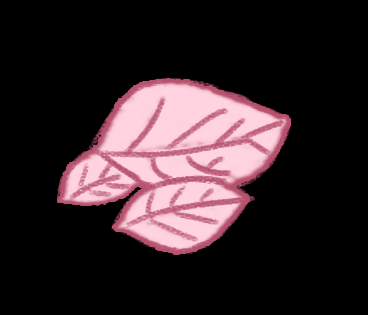
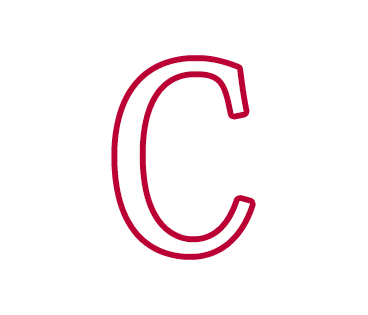
Layer changes from the first 368 x 315 image to the second:
removed layer "Layer 5" over [56, 77, 292, 256]
added layer "C" above "Layer 2" over [117, 61, 250, 254]
hid "Layer 2" over [0, 0, 368, 315]
